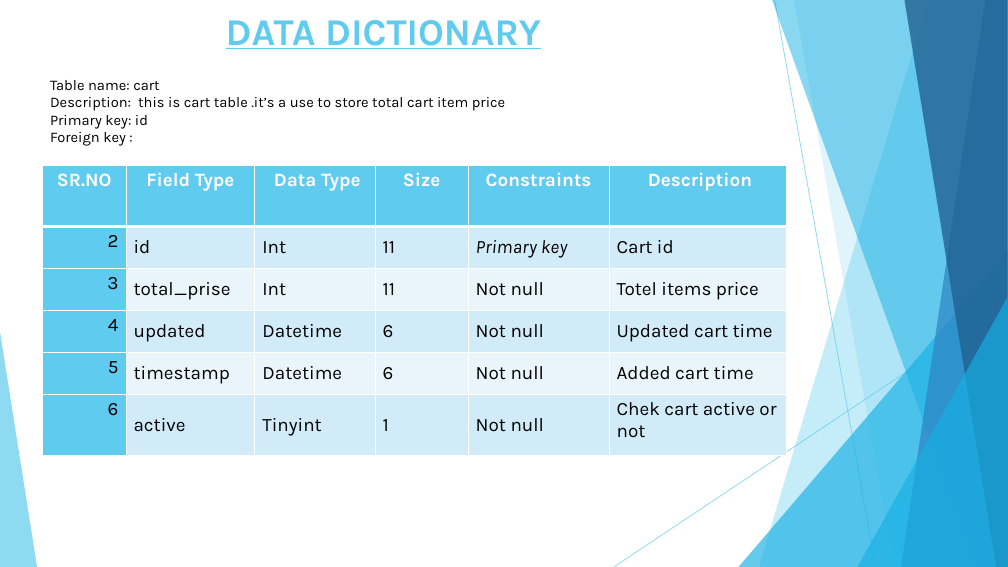
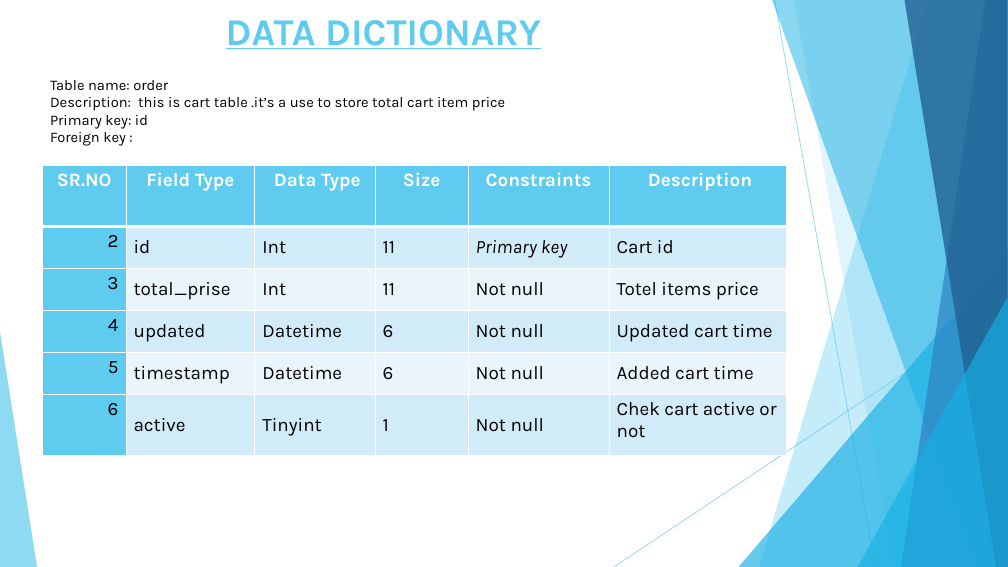
Before and after one commit to vivek-patel007/agwiscart-project, a slide deck: slide 16 of documents/project-agwiscart.pptx. Drawn at 1008x567 pixels with LibreOffice and Linux fonts; fonts in the diff are those of the drawing. Boxes give left, top, right and bottom in pixels: in the first picture for what was removed or moved away, otherwise in the second. Text is boxed around its words. In the diff, an @@ line names an element or a change of style, - is before the commit and + after.

```diff
--- a/documents/project-agwiscart.pptx
+++ b/documents/project-agwiscart.pptx
@@ text at [50,80,168,90]: text changed @@
-Table name: cart
+Table name: order
```
Also in this commit, not shown: 5 other slides changed, 5 slides added, 1 other file.
